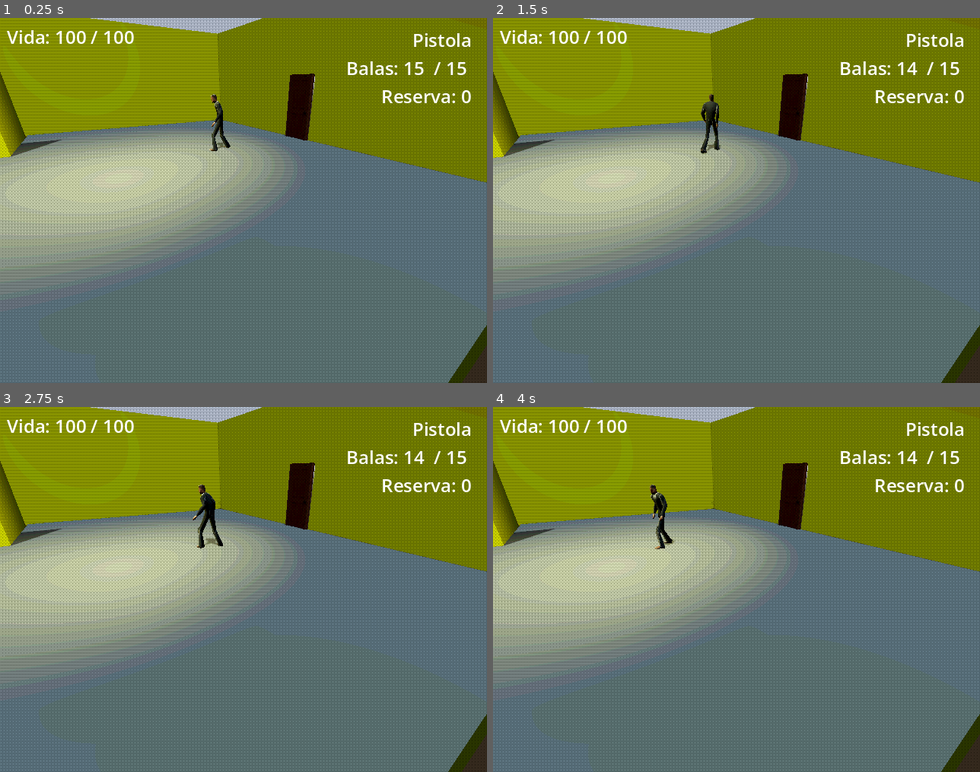
Above: before the commit, frames 1-4 (two rows, left to right).
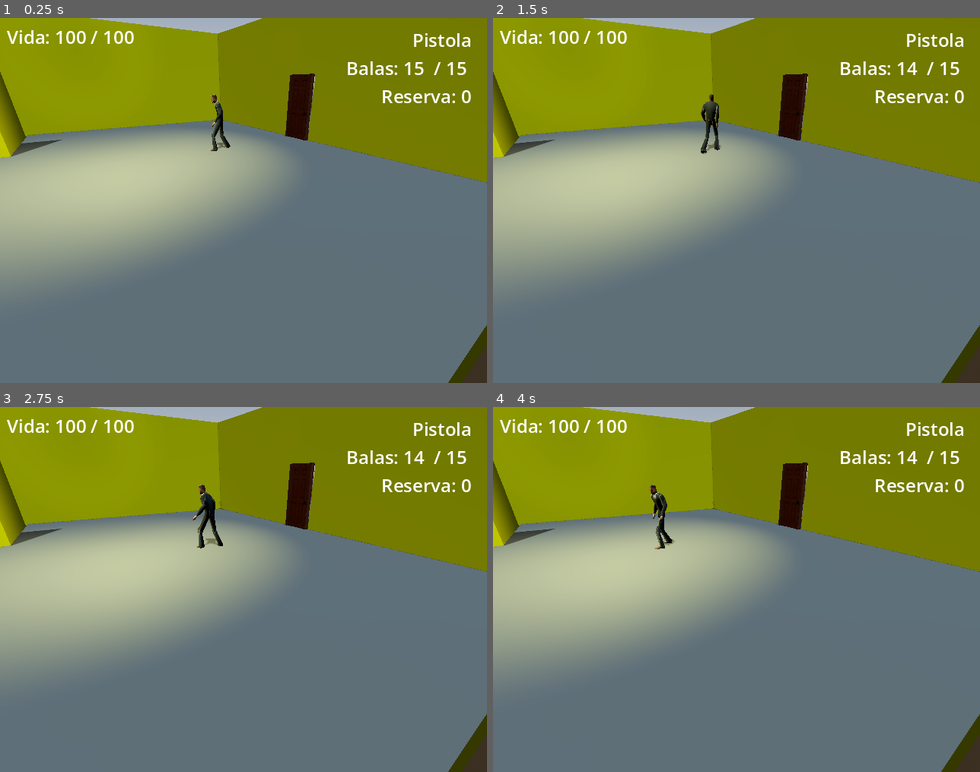
Above: after the commit, the same moments.

Repository: lorenscarano/PSX-Survival-Horror-Game-Godot-
Game: Godot game, scene res://Escenas/prototyping.tscn
Same seed, same stepped clock (60 frames per second), same inputs: the game is played once before the commit and once after it.
Inputs (mouse positions are in pixels of both pictures, inside the frame that each line leads up to):
- Up to frame 1 (0.25 s): no input
- Up to frame 2 (1.5 s): tap Enter at 0.5 s; move the mouse to (843, 182) at 0.52 s; hold D (turn_right) 0.53-1.28 s; hold Right mouse button (aim) 0.53-1.28 s; click (843, 182) at 0.67 s; move the mouse to (639, 218) at 1.27 s; hold S (move_backward) from 1.28 s (still down); tap E (interact) at 1.35 s
- Up to frame 3 (2.75 s): move the mouse to (292, 509) at 2.02 s; release S (move_backward) at 2.03 s; hold D (turn_right) from 2.03 s (still down); tap Q (quick_turn) at 2.1 s
- Up to frame 4 (4 s): move the mouse to (712, 662) at 2.77 s; release D (turn_right) at 2.78 s; hold W (move_forward) 2.78-3.53 s; tap Shift (run) at 2.85 s; click (712, 662) at 2.92 s; move the mouse to (882, 644) at 3.52 s; hold A (turn_left) from 3.53 s (still down); click (882, 644) at 3.6 s

The runs differ from the first frame. In frame 1, 9.9% of the frame differs, in the area x 0-65%, y 0-74%; in frame 2, 9.9%; in frame 3, 9.9%; in frame 4, 9.9%.

Commit message:
Add victory and game over screens

Diff:
--- /dev/null
+++ b/Escenas/end_screen.tscn
@@ -0,0 +1,37 @@
+[gd_scene format=3 uid="uid://kvbumrmrdbmb"]
+
+[node name="EndScreen" type="CanvasLayer" unique_id=1227927081]
+process_mode = 3
+layer = 10
+
+[node name="Fondo" type="ColorRect" parent="." unique_id=190119874]
+anchors_preset = 15
+anchor_right = 1.0
+anchor_bottom = 1.0
+grow_horizontal = 2
+grow_vertical = 2
+color = Color(0, 0, 0, 0.36078432)
+
+[node name="Centro" type="CenterContainer" parent="." unique_id=1022746152]
+anchors_preset = 15
+anchor_right = 1.0
+anchor_bottom = 1.0
+grow_horizontal = 2
+grow_vertical = 2
+
+[node name="Caja" type="VBoxContainer" parent="Centro" unique_id=1535405954]
+layout_mode = 2
+theme_override_constants/separation = 24
+
+[node name="Titulo" type="Label" parent="Centro/Caja" unique_id=1186355817]
+layout_mode = 2
+theme_override_font_sizes/font_size = 40
+horizontal_alignment = 1
+
+[node name="BtnReintentar" type="Button" parent="Centro/Caja" unique_id=281939274]
+layout_mode = 2
+text = "Reintentar"
+
+[node name="BtnSalir" type="Button" parent="Centro/Caja" unique_id=1600343809]
+layout_mode = 2
+text = "Salir"
--- a/Escenas/prototyping.tscn
+++ b/Escenas/prototyping.tscn
@@ -4,7 +4,9 @@
 [ext_resource type="PackedScene" uid="uid://dfxys8ck46ke3" path="res://FreeModels/ModelCoder/sci_briefing_table.glb" id="2_yu4p2"]
 [ext_resource type="PackedScene" uid="uid://d0b2ubpl0q8qd" path="res://Escenas/hud.tscn" id="4_p5xsa"]
 [ext_resource type="Script" uid="uid://cj5lp8cjpdqq6" path="res://Escenas/hud.gd" id="5_rn7uw"]
+[ext_resource type="PackedScene" uid="uid://kvbumrmrdbmb" path="res://Escenas/end_screen.tscn" id="6_g5c8g"]
 [ext_resource type="PackedScene" uid="uid://ct8p1od210a04" path="res://Escenas/pickup.tscn" id="6_hhpyo"]
+[ext_resource type="Script" uid="uid://i6tcxms40mpu" path="res://Scripts/end_screen.gd" id="7_24ett"]
 [ext_resource type="Resource" uid="uid://dvl60mm7gqtiq" path="res://Items/caja_municion.tres" id="7_s5h0t"]
 [ext_resource type="Resource" uid="uid://dpge7aeep6fi5" path="res://Items/hierba.tres" id="8_s5h0t"]
 [ext_resource type="PackedScene" uid="uid://b5hxamah77agt" path="res://FreeModels/low-poly-wooden-desk-chair-psx-style/source/wooden chair and desk and book psx.glb" id="10_al1nu"]
@@ -12,6 +14,7 @@
 [ext_resource type="PackedScene" uid="uid://38kk0j7woqta" path="res://Escenas/zombie.tscn" id="11_drl7j"]
 [ext_resource type="PackedScene" uid="uid://cahqs105ha4ed" path="res://Escenas/door.tscn" id="12_al88b"]
 [ext_resource type="PackedScene" uid="uid://bkm6fypr31ete" path="res://Player/re_camera.tscn" id="12_xhfdh"]
+[ext_resource type="Script" uid="uid://dx3uk1sy0ccn3" path="res://Scripts/exit_zone.gd" id="15_24ett"]
 
 [sub_resource type="ProceduralSkyMaterial" id="ProceduralSkyMaterial_v7tyh"]
 sky_horizon_color = Color(0.66224277, 0.6717428, 0.6867428, 1)
@@ -51,6 +54,12 @@
 [sub_resource type="BoxMesh" id="BoxMesh_al1nu"]
 material = SubResource("StandardMaterial3D_qbtlw")
 
+[sub_resource type="BoxShape3D" id="BoxShape3D_kh5iw"]
+size = Vector3(3, 3, 3)
+
+[sub_resource type="BoxMesh" id="BoxMesh_kddjp"]
+size = Vector3(1.32, 0.9, 4.69)
+
 [node name="DemoLevel" type="Node3D" unique_id=2027984184]
 
 [node name="WorldEnvironment" type="WorldEnvironment" parent="." unique_id=1616399198]
@@ -101,6 +110,16 @@
 [node name="CollisionShape3D" type="CollisionShape3D" parent="Entorno/Suelos/Suelo5" unique_id=1409294474]
 shape = SubResource("BoxShape3D_kddjp")
 
+[node name="Suelo6" type="StaticBody3D" parent="Entorno/Suelos" unique_id=1020326147]
+transform = Transform3D(0.655, 0, 0, 0, 1, 0, 0, 0, 1, -26.413754, -2.4257984, 9.673981)
+
+[node name="MeshInstance3D" type="MeshInstance3D" parent="Entorno/Suelos/Suelo6" unique_id=2021029940]
+transform = Transform3D(1, 0, 0, 0, 1, 0, 0, 0, 1, 0, -0.28619123, 0)
+mesh = SubResource("BoxMesh_u5bk5")
+
+[node name="CollisionShape3D" type="CollisionShape3D" parent="Entorno/Suelos/Suelo6" unique_id=1458437235]
+shape = SubResource("BoxShape3D_kddjp")
+
 [node name="Suelo4" type="StaticBody3D" parent="Entorno/Suelos" unique_id=370235464]
 transform = Transform3D(1, 0, 0, 0, 1, 0, 0, 0, 1, 22.606258, -2.4257984, -9.239484)
 
@@ -518,8 +537,11 @@
 [node name="ReCamera" parent="Camaras" unique_id=734178932 groups=["camera"] instance=ExtResource("12_xhfdh")]
 transform = Transform3D(-0.8368471, -0.23843946, 0.49278155, 0.002092313, 0.8987618, 0.43843213, -0.5474327, 0.36793154, -0.7516273, -32.448383, 2.5980344, -9.92345)
 
+[node name="PostProceso" parent="Camaras/ReCamera" index="0" unique_id=1209890462]
+visible = false
+
 [node name="CollisionShape3D" type="CollisionShape3D" parent="Camaras/ReCamera/Trigger" parent_id_path=PackedInt32Array(734178932, 1968746075) index="0" unique_id=1200166156]
-transform = Transform3D(-5.2185774, 2.3069792, 0, 3.4613967, 0.68384033, -1.792639, -6.9969516, -1.3823311, -0.88681984, -0.17952615, 3.8209162, -9.754295)
+transform = Transform3D(-5.2185755, 1.8123289, 1.33906e-07, 3.4613957, 0.537215, -1.7926382, -6.99695, -1.0859392, -0.8868193, -1.5043683, 3.4282033, -8.960455)
 shape = SubResource("BoxShape3D_0ru8o")
 debug_color = Color(0.90600157, 0.13804552, 0.6623147, 1)
 
@@ -622,8 +644,22 @@
 shape = SubResource("BoxShape3D_0ru8o")
 debug_color = Color(0.90600157, 0.13804552, 0.6623147, 1)
 
+[node name="ReCamera11" parent="Camaras" unique_id=1588414381 groups=["camera"] instance=ExtResource("12_xhfdh")]
+transform = Transform3D(-0.826568, -0.23843949, 0.50983536, 0.011080794, 0.89876187, 0.43829706, -0.56272775, 0.36793154, -0.7402457, -43.60602, 2.5418065, -7.2640824)
+
+[node name="PostProceso" parent="Camaras/ReCamera11" index="0" unique_id=1209890462]
+visible = false
+
+[node name="CollisionShape3D" type="CollisionShape3D" parent="Camaras/ReCamera11/Trigger" parent_id_path=PackedInt32Array(1588414381, 1968746075) index="0" unique_id=730287608]
+transform = Transform3D(-5.2185764, 2.3069782, 2.1304004e-08, 3.4613967, 0.6838399, -1.7926195, -6.9969516, -1.3823303, -0.88681024, 2.6500742, 3.5656488, -9.238285)
+shape = SubResource("BoxShape3D_0ru8o")
+debug_color = Color(0.90600157, 0.13804552, 0.6623147, 1)
+
 [node name="HUD" parent="." unique_id=11680840 instance=ExtResource("4_p5xsa")]
 script = ExtResource("5_rn7uw")
+
+[node name="EndScreen" parent="." unique_id=1227927081 instance=ExtResource("6_g5c8g")]
+script = ExtResource("7_24ett")
 
 [node name="Zombies" type="Node3D" parent="." unique_id=642606853]
 
@@ -748,6 +784,17 @@
 
 [node name="Door" parent="." unique_id=694108246 instance=ExtResource("12_al88b")]
 transform = Transform3D(-4.371139e-08, 0, 1, 0, 1, 0, -1, 0, -4.371139e-08, -42.415714, 1.4308617, -0.098703325)
+
+[node name="ExitZone" type="Area3D" parent="." unique_id=1223059982]
+transform = Transform3D(1, 0, 0, 0, 1, 0, 0, 0, 1, -53.84224, 1.7317357, 0)
+script = ExtResource("15_24ett")
+
+[node name="BoxShape3D" type="CollisionShape3D" parent="ExitZone" unique_id=318278884]
+shape = SubResource("BoxShape3D_kh5iw")
+debug_color = Color(0.4446024, 0.5182468, 0.7945734, 0.41960785)
+
+[node name="MeshInstance3D" type="MeshInstance3D" parent="ExitZone" unique_id=48313212]
+mesh = SubResource("BoxMesh_kddjp")
 
 [editable path="Camaras/ReCamera"]
 [editable path="Camaras/ReCamera2"]
@@ -759,6 +806,7 @@
 [editable path="Camaras/ReCamera7"]
 [editable path="Camaras/ReCamera8"]
 [editable path="Camaras/ReCamera9"]
+[editable path="Camaras/ReCamera11"]
 [editable path="Items/PickupAmmo"]
 [editable path="Items/PickupHierba"]
 [editable path="Items/PickupHierba2"]
--- a/Player/player.gd
+++ b/Player/player.gd
@@ -241,7 +241,7 @@
 	anim.play(DEATH_ANIM)
 	await anim.animation_finished
 	await get_tree().create_timer(2.0).timeout
-	get_tree().reload_current_scene()
+	get_tree().call_group("end_screen", "show_screen", "Moriste", Color.DARK_RED)
 
 func apply_item(item: ItemData) -> bool:
 	if is_dead or is_aiming or is_reloading or is_quick_turning:
--- /dev/null
+++ b/Scripts/end_screen.gd
@@ -0,0 +1,27 @@
+extends CanvasLayer
+
+@onready var title_label: Label = $Centro/Caja/Titulo
+@onready var retry_button: Button = $Centro/Caja/BtnReintentar
+@onready var quit_button: Button = $Centro/Caja/BtnSalir
+
+func _ready() -> void:
+	add_to_group("end_screen")
+	process_mode = Node.PROCESS_MODE_ALWAYS
+	visible = false
+	retry_button.pressed.connect(_on_retry_pressed)
+	quit_button.pressed.connect(_on_quit_pressed)
+
+func show_screen(title: String, color: Color = Color.WHITE) -> void:
+	if visible:
+		return
+	title_label.text = title
+	title_label.modulate = color
+	visible = true
+	get_tree().paused = true
+	retry_button.grab_focus()
+
+func _on_retry_pressed() -> void:
+	get_tree().paused = false
+	get_tree().reload_current_scene()
+func _on_quit_pressed() -> void:
+	get_tree().quit()
--- /dev/null
+++ b/Scripts/exit_zone.gd
@@ -0,0 +1,8 @@
+extends Area3D
+
+func _ready() -> void:
+	body_entered.connect(_on_body_entered)
+
+func _on_body_entered(body: Node3D) -> void:
+	if body is Player:
+		get_tree().call_group("end_screen","show_screen","Escapaste!", Color.WHITE)
Not shown, added: Scripts/end_screen.gd.uid
Not shown, added: Scripts/exit_zone.gd.uid
